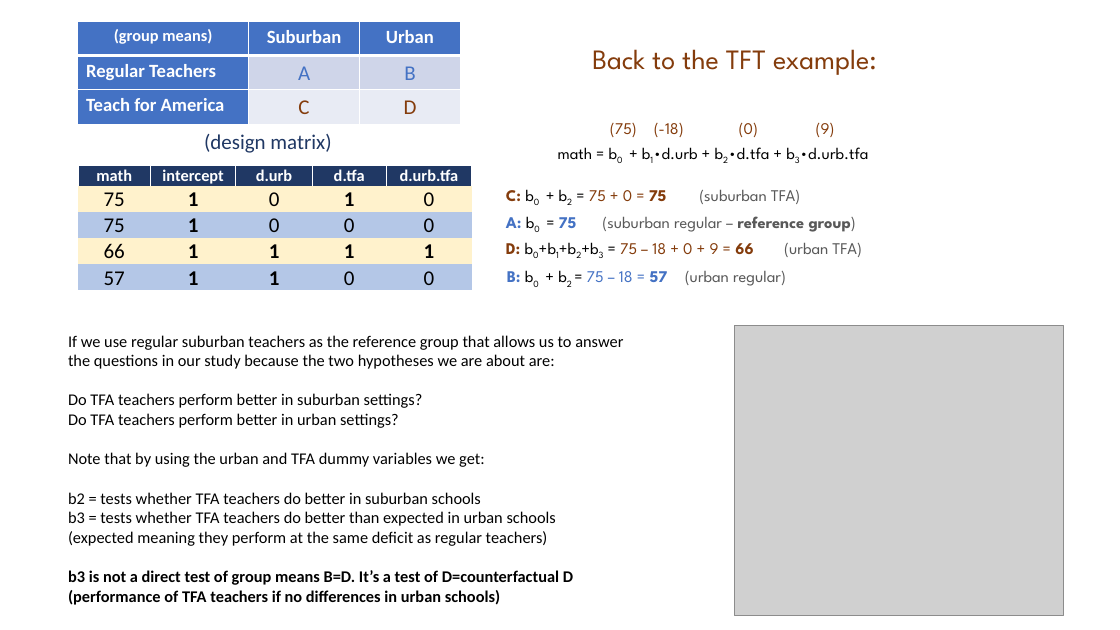
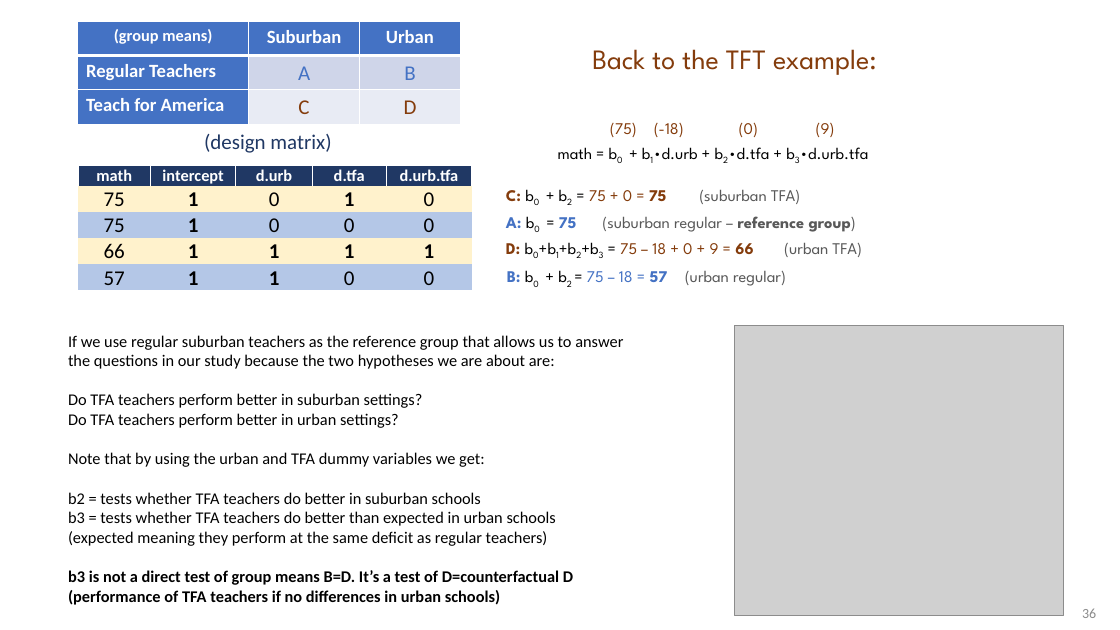
Before and after one commit to Watts-College/cpp-523-fall-2021, a slide deck: slide 36 of lectures/hypotheses-tests-with-dummy-variables.pptx (slide 33 before the commit). Drawn at 1120x630 pixels with LibreOffice and Linux fonts; fonts in the diff are those of the drawing; grey boxes stand for pictures. Boxes give left, top, right and bottom in pixels: in the first picture for what was removed or moved away, otherwise in the second. Text is boxed around its words. In the diff, an @@ line names an element or a change of style, - is before the commit and + after.

```diff
--- a/lectures/hypotheses-tests-with-dummy-variables.pptx
+++ b/lectures/hypotheses-tests-with-dummy-variables.pptx
@@ page number added at [1082, 608, 1096, 618], 12 pt, text #8C8C8C @@
+36
```
Also in this commit, not shown: 31 other slides changed, 3 slides added, 1 other file.
